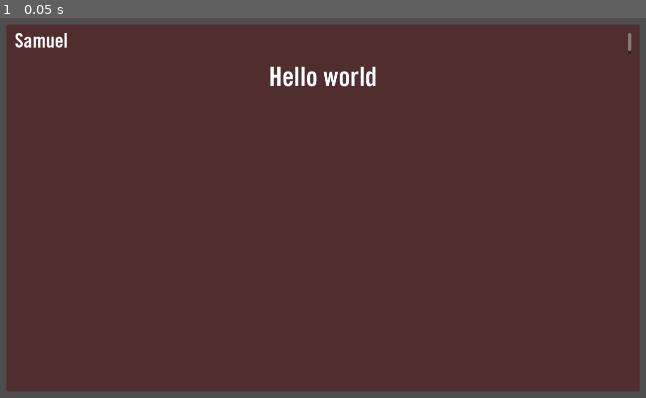
Above: before the commit, frame 1.
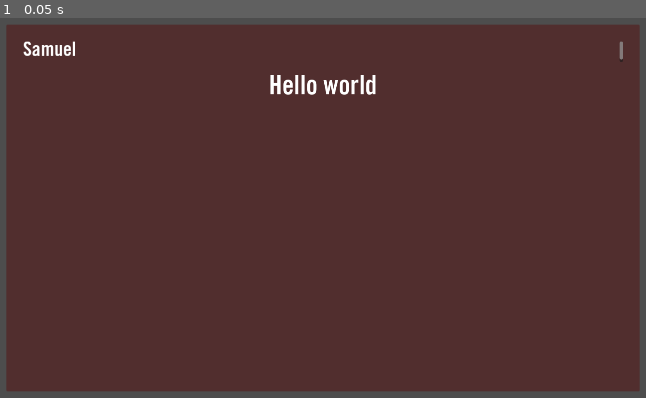
Above: after the commit, the same moment.

Repository: apet2929/brackeys-jam-16
Game: Godot game, scene res://scenes/player_dialogue_scene.tscn
Two runs of this game, one before a commit and one after it. Both use one fixed random seed, a clock stepped at 60 frames per second and the inputs below. This scene is started directly instead of the project's main scene.
Inputs:
- Up to frame 1 (0.05 s): no input

The runs differ from the first frame. In frame 1, 1.0% of the frame differs, in the area x 2-98%, y 3-21%.

Commit message:
Fixing spacing

Diff:
--- a/project.godot
+++ b/project.godot
@@ -64,7 +64,6 @@
 interact={
 "deadzone": 0.2,
 "events": [Object(InputEventMouseButton,"resource_local_to_scene":false,"resource_name":"","device":-1,"window_id":0,"a …(257 unchanged characters)…
-, Object(InputEventMouseButton,"resource_local_to_scene":false,"resource_name":"","device":-1,"window_id":0,"alt_pressed":false,"shift_pressed":false,"ctrl_pressed":false,"meta_pressed":false,"button_mask":1,"position":Vector2(124, 21),"global_position":Vector2(133, 69),"factor":1.0,"button_index":1,"canceled":false,"pressed":true,"double_click":false,"script":null)
 ]
 }
 crouch={
--- a/scenes/dialogue_display.tscn
+++ b/scenes/dialogue_display.tscn
@@ -2,7 +2,10 @@
 
 [ext_resource type="Script" uid="uid://b6a2xxh8crnff" path="res://scripts/dialogue/dialogue_display.gd" id="1_ss684"]
 [ext_resource type="Theme" uid="uid://blgtyb1vfutyc" path="res://assets/dialogue_theme.tres" id="2_dkrc2"]
+[ext_resource type="FontFile" uid="uid://dtmadfriyh1m1" path="res://assets/fonts/trade-gothic-bold-condensed-no-20-opentype_ufonts.com.otf" id="3_1rujk"]
 [ext_resource type="Script" uid="uid://delgn2fknvosh" path="res://scripts/dialogue/responses_container.gd" id="3_em7o4"]
+
+[sub_resource type="Theme" id="Theme_xqq2a"]
 
 [node name="Margin" type="MarginContainer" unique_id=663509831]
 anchors_preset = 15
@@ -21,34 +24,49 @@
 [node name="Div" type="PanelContainer" parent="." unique_id=429180878]
 layout_mode = 2
 
-[node name="Padding" type="MarginContainer" parent="Div" unique_id=1377230059]
+[node name="Padding2" type="MarginContainer" parent="Div" unique_id=989866443]
 layout_mode = 2
-theme_override_constants/margin_left = 20
-theme_override_constants/margin_top = 20
-theme_override_constants/margin_right = 20
+theme_override_constants/margin_left = 40
+theme_override_constants/margin_top = 40
+theme_override_constants/margin_right = 40
+theme_override_constants/margin_bottom = 40
 
-[node name="VBoxContainer" type="VBoxContainer" parent="Div/Padding" unique_id=467017386]
+[node name="VBoxContainer" type="VBoxContainer" parent="Div/Padding2" unique_id=1662027125]
 layout_mode = 2
+theme = SubResource("Theme_xqq2a")
+theme_override_constants/separation = 30
 
-[node name="SpeakerName" type="RichTextLabel" parent="Div/Padding/VBoxContainer" unique_id=1757089799]
+[node name="SpeakerName" type="RichTextLabel" parent="Div/Padding2/VBoxContainer" unique_id=63860500]
 unique_name_in_owner = true
-custom_minimum_size = Vector2(0, 50)
+custom_minimum_size = Vector2(50, 50)
 layout_mode = 2
+size_flags_vertical = 4
 theme = ExtResource("2_dkrc2")
 theme_type_variation = &"NameDisplay"
+theme_override_constants/line_separation = 15
+theme_override_fonts/normal_font = ExtResource("3_1rujk")
+theme_override_fonts/bold_font = ExtResource("3_1rujk")
+theme_override_font_sizes/normal_font_size = 48
 text = "Samuel"
 
-[node name="Lines" type="RichTextLabel" parent="Div/Padding/VBoxContainer" unique_id=902548169]
+[node name="Lines" type="RichTextLabel" parent="Div/Padding2/VBoxContainer" unique_id=223152055]
 unique_name_in_owner = true
+custom_minimum_size = Vector2(50, 50)
 layout_mode = 2
+size_flags_vertical = 4
 theme = ExtResource("2_dkrc2")
 theme_type_variation = &"LineDisplay"
+theme_override_constants/line_separation = 15
 text = "Hello world"
 fit_content = true
 horizontal_alignment = 1
 vertical_alignment = 1
 
-[node name="Responses" type="VBoxContainer" parent="Div/Padding/VBoxContainer" unique_id=1228126757]
+[node name="Responses" type="VBoxContainer" parent="Div/Padding2/VBoxContainer" unique_id=2041849169]
 unique_name_in_owner = true
+custom_minimum_size = Vector2(50, 50)
 layout_mode = 2
+size_flags_vertical = 4
+theme = ExtResource("2_dkrc2")
+theme_override_constants/separation = 15
 script = ExtResource("3_em7o4")
--- a/scenes/player_dialogue_scene.tscn
+++ b/scenes/player_dialogue_scene.tscn
@@ -16,24 +16,39 @@
 corner_radius_bottom_left = 3
 corner_detail = 5
 
+[sub_resource type="Theme" id="Theme_dqkch"]
+
 [node name="Margin" unique_id=663509831 instance=ExtResource("1_tf28q")]
 theme = ExtResource("2_p6b0b")
 
 [node name="Div" parent="." index="0" unique_id=429180878]
 theme_override_styles/panel = SubResource("StyleBoxFlat_x4adw")
 
-[node name="VBoxContainer" parent="Div/Padding" parent_id_path=PackedInt32Array(1377230059) index="0" unique_id=467017386]
+[node name="Padding" parent="Div" index="0" unique_id=1377230059]
+theme_override_constants/margin_left = 40
+theme_override_constants/margin_top = 40
+theme_override_constants/margin_right = 40
+theme_override_constants/margin_bottom = 40
+
+[node name="VBoxContainer" parent="Div/Padding" index="0" unique_id=467017386]
+theme = SubResource("Theme_dqkch")
 theme_override_constants/separation = 30
 
 [node name="SpeakerName" parent="Div/Padding/VBoxContainer" index="0" unique_id=1757089799]
+custom_minimum_size = Vector2(50, 50)
+size_flags_vertical = 4
 theme_override_constants/line_separation = 15
 theme_override_fonts/normal_font = ExtResource("3_x4adw")
 theme_override_fonts/bold_font = ExtResource("3_x4adw")
 theme_override_font_sizes/normal_font_size = 48
 
 [node name="Lines" parent="Div/Padding/VBoxContainer" index="1" unique_id=902548169]
+custom_minimum_size = Vector2(50, 50)
+size_flags_vertical = 4
 theme_override_constants/line_separation = 15
 
 [node name="Responses" parent="Div/Padding/VBoxContainer" index="2" unique_id=1228126757]
+custom_minimum_size = Vector2(50, 50)
+size_flags_vertical = 4
 theme = ExtResource("2_p6b0b")
 theme_override_constants/separation = 15
--- a/scripts/main.gd
+++ b/scripts/main.gd
@@ -44,14 +44,15 @@
 
 # Update the UI to un-redact dossier info based on our 3 "knows" bools
 func update_dossier(knows_origin, knows_happy_effects, knows_aliens):
-	%Dossier.text = "Current progress:\n"
+	var dossier = "Current progress: [ol]"
 	if knows_origin:
-		%Dossier.text += "Originated in a lab in North Carolina\n"
+		dossier += "[*]Originated in a lab in North Carolina"
 	if knows_happy_effects:
-		%Dossier.text += "The substance causes subjects to become overly happy and eventually die\n"
+		dossier += "[*]The substance causes subjects to become overly happy and eventually die"
 	if knows_aliens:
-		%Dossier.text += "Substance came from an alien landing\n"
-
+		dossier += "[*]Substance came from an alien landing"
+	dossier += "[/ol]"
+	%Dossier.text = dossier
 func accuse(person: String) -> void:
 	%Player.hide_ui()
 	%EndScreen.visible = true
